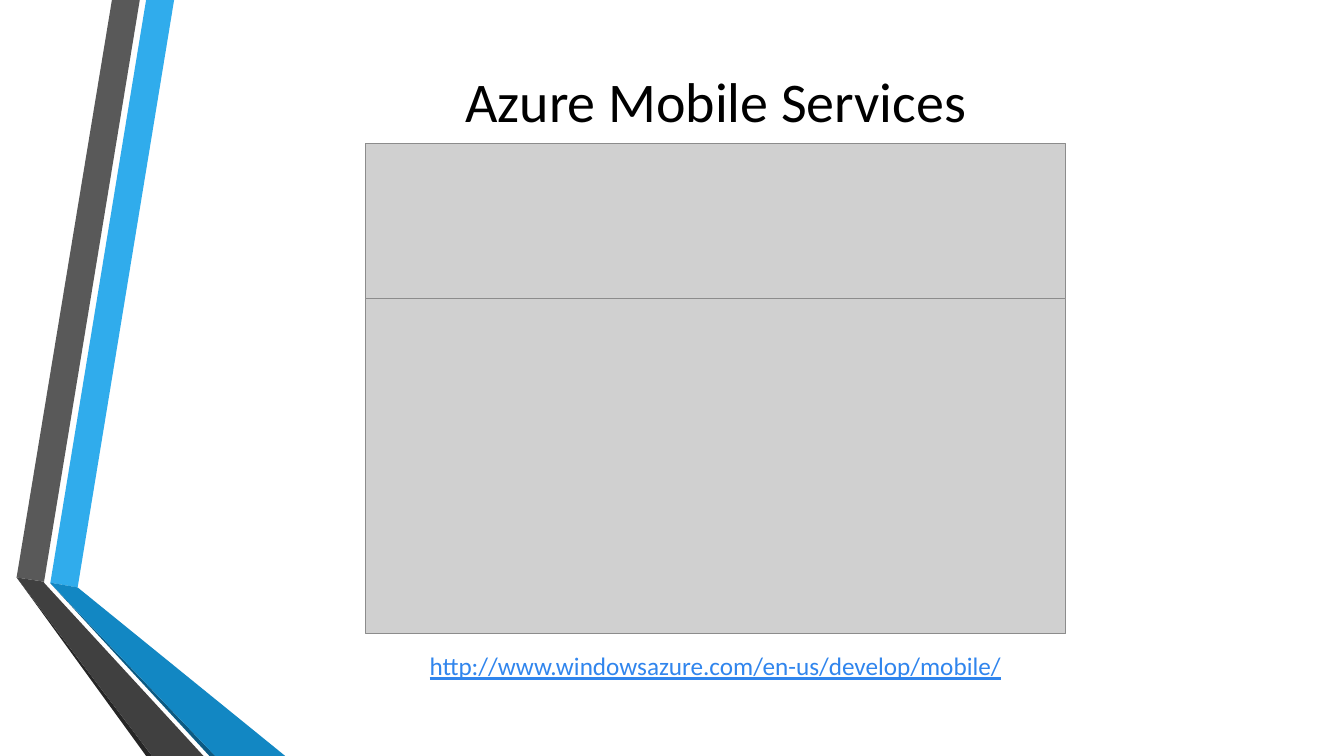
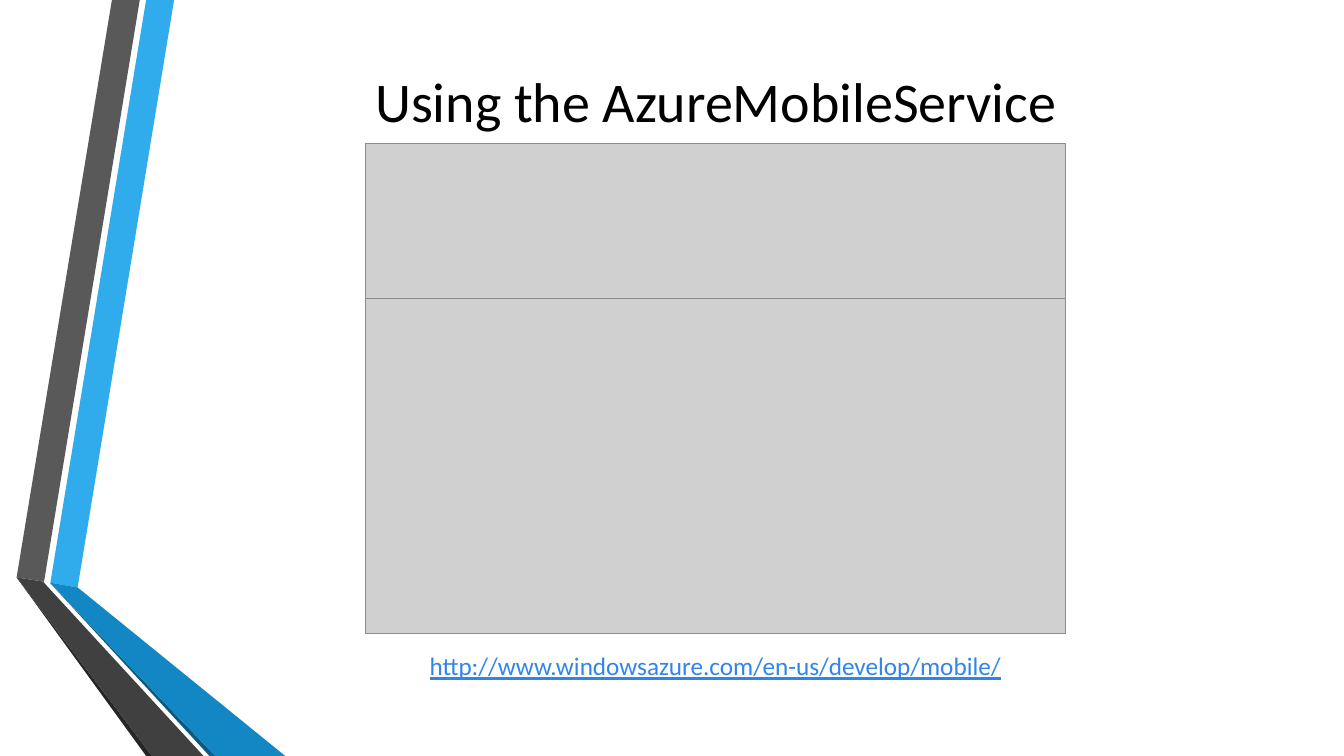
Before and after one commit to toolboc/XPlatformCloudKit, a slide deck: slide 13 of XPlatformCloudkit.pptx (slide 8 before the commit). Drawn at 1344x756 pixels with LibreOffice and Linux fonts; fonts in the diff are those of the drawing; grey boxes stand for pictures; background and template pictures are left out. Boxes give left, top, right and bottom in pixels: in the first picture for what was removed or moved away, otherwise in the second. Text is boxed around its words. In the diff, an @@ line names an element or a change of style, - is before the commit and + after.

```diff
--- a/XPlatformCloudkit.pptx
+++ b/XPlatformCloudkit.pptx
@@ title at (x1=375, y1=83, x2=1056, y2=132): text changed @@
-Azure Mobile Services
+Using the AzureMobileService
```
Also in this commit, not shown: 10 other slides changed, 2 slides added.
